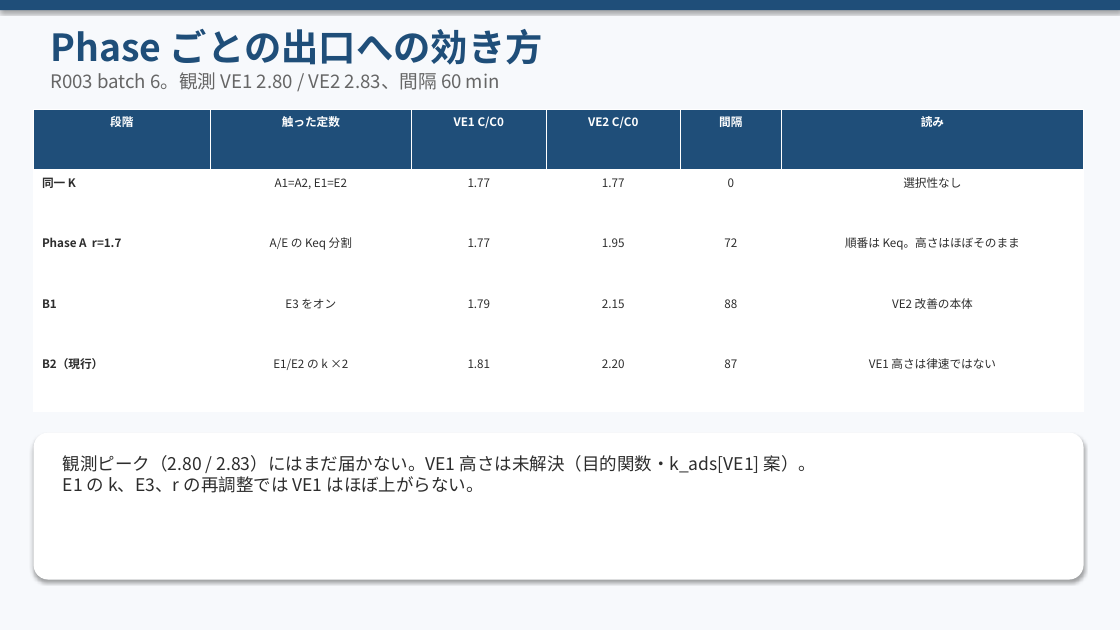
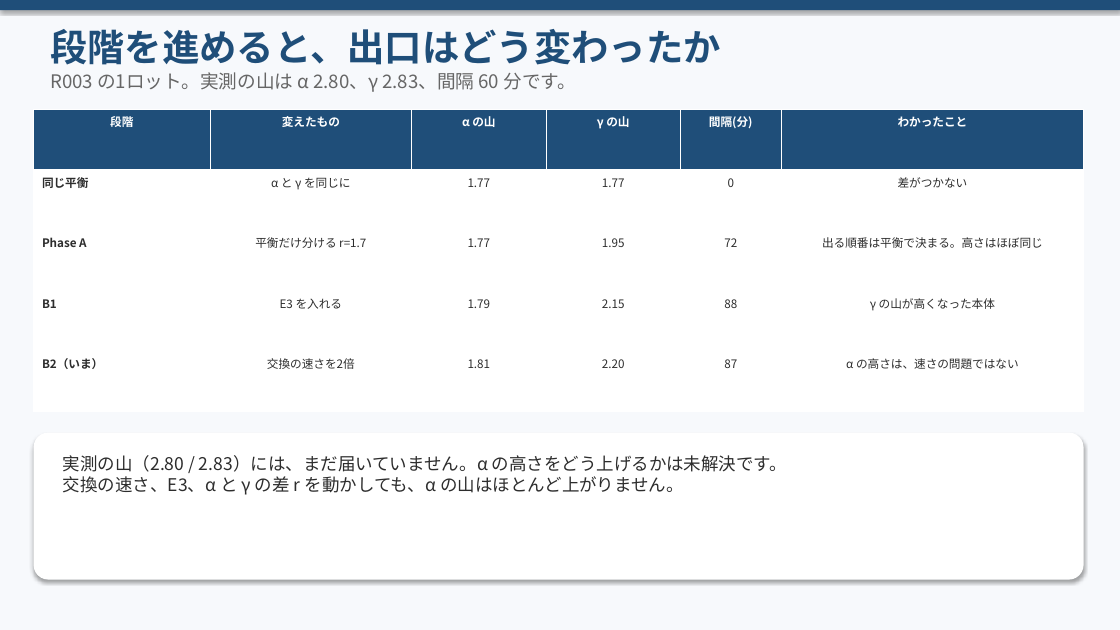
Before and after one commit to zhexingwang/ppt, a slide deck: slide 12 of decks/04_反応一覧_VE貢献_v4/反応一覧_定数_VE出口貢献_v4.pptx (slide 11 before the commit). Drawn at 1120x630 pixels with LibreOffice and Linux fonts; fonts in the diff are those of the drawing. Boxes give left, top, right and bottom in pixels: in the first picture for what was removed or moved away, otherwise in the second. Text is boxed around its words. In the diff, an @@ line names an element or a change of style, - is before the commit and + after.

```diff
--- a/decks/04_反応一覧_VE貢献_v4/反応一覧_定数_VE出口貢献_v4.pptx
+++ b/decks/04_反応一覧_VE貢献_v4/反応一覧_定数_VE出口貢献_v4.pptx
@@ text at <box>50,29,721,65</box>: text changed @@
-Phase ごとの出口への効き方
+段階を進めると、出口はどう変わったか
@@ text at <box>50,72,576,92</box>: text changed @@
-R003 batch 6。観測 VE1 2.80 / VE2 2.83、間隔 60 min
+R003 の1ロット。実測の山は α 2.80、γ 2.83、間隔 60 分です。
@@ table at <box>34,109,1084,412</box> @@
-row 1: 段階 | 触った定数 | VE1 C/C0 | VE2 C/C0 | 間隔 | 読み
+row 1: 段階 | 変えたもの | α の山 | γ の山 | 間隔(分) | わかったこと
-row 2: 同一 K | A1=A2, E1=E2 | 1.77 | 1.77 | 0 | 選択性なし
+row 2: 同じ平衡 | α と γ を同じに | 1.77 | 1.77 | 0 | 差がつかない
-row 3: Phase A r=1.7 | A/E の Keq 分割 | 1.77 | 1.95 | 72 | 順番は Keq。高さはほぼそのまま
+row 3: Phase A | 平衡だけ分ける r=1.7 | 1.77 | 1.95 | 72 | 出る順番は平衡で決まる。高さはほぼ同じ
-row 4, column 2: E3 をオン
+row 4, column 2: E3 を入れる
-row 4, column 6: VE2 改善の本体
+row 4, column 6: γ の山が高くなった本体
-row 5: B2（現行） | E1/E2 の k ×2 | 1.81 | 2.20 | 87 | VE1 高さは律速ではない
+row 5: B2（いま） | 交換の速さを2倍 | 1.81 | 2.20 | 87 | α の高さは、速さの問題ではない
@@ text at <box>63,455,787,495</box>: text changed @@
-観測ピーク（2.80 / 2.83）にはまだ届かない。VE1 高さは未解決（目的関数・k_ads[VE1] 案）。
-E1 の k、E3、r の再調整では VE1 はほぼ上がらない。
+実測の山（2.80 / 2.83）には、まだ届いていません。α の高さをどう上げるかは未解決です。
+交換の速さ、E3、α と γ の差 r を動かしても、α の山はほとんど上がりません。
```
Also in this commit, not shown: 12 other slides changed, 1 slide added, 18 other files.
